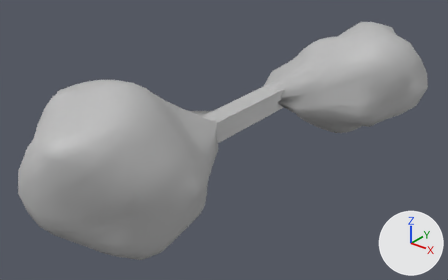
The FBX model Assets/3DArt/Models/Asteroid.fbx as it was, and as the next commit left it.
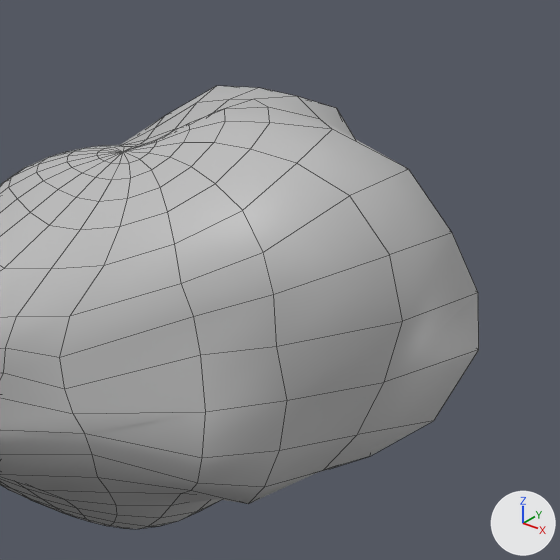
There are two pictures of each version: one whole from a 50 mm lens placed at (0.0617, -0.0552, 0.0458), pointed at (0.001, 0.0206, -0.0012), one close up on the part from 69% to 100% of the width and 0% to 50% of the height. The lights are fixed; the arrows at lower right show +X, +Y and +Z. The close-ups show mesh edges as thin lines. Where no turn or scale is listed for an object, it has been applied to the vertices.
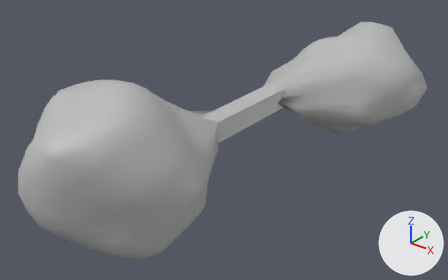
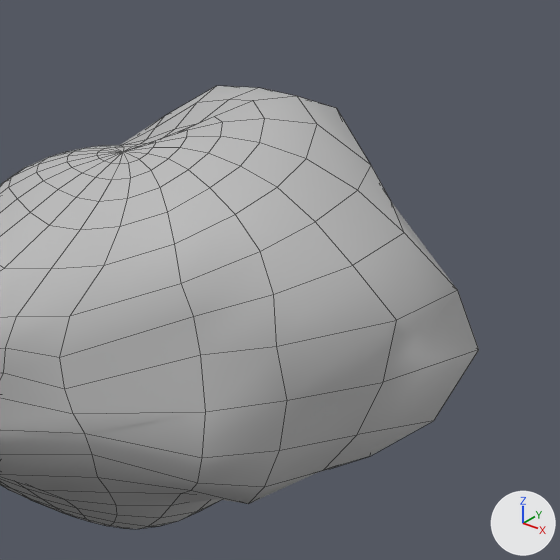
Where the change shows, as pixel boxes (x1, y1, x2, y2) in the close-ups (560 x 560 px; the box of a moved part takes in the faces that stretch with it):
part 1 of me_mesh, moved or reshaped: (140, 88, 479, 400) in both

Diff of the bpy script that builds the scene:
```diff
--- a/Assets/3DArt/Models/Asteroid.fbx.py
+++ b/Assets/3DArt/Models/Asteroid.fbx.py
@@ me_mesh @@
 me_mesh.from_pydata(...)  # 772 vertices, 806 faces; spans x -0.017..0.0188, y -0.0398..0.0429, z -0.0143..0.012
-me_mesh.vertices[610].co = (0.0184, 0.035, 0.0015)  # pixel (478, 292)
-me_mesh.vertices[629].co = (0.0175, 0.0282, 0.0018)  # pixel (402, 321)
-me_mesh.vertices[630].co = (0.0169, 0.0345, 0.0044)  # pixel (452, 232)
-me_mesh.vertices[648].co = (0.0124, 0.0249, 0.0029)  # pixel (273, 294)
-me_mesh.vertices[649].co = (0.0166, 0.0277, 0.005)  # pixel (389, 254)
-me_mesh.vertices[650].co = (0.0148, 0.0332, 0.0074)  # pixel (408, 169)
-me_mesh.vertices[668].co = (0.0115, 0.0251, 0.0047)  # pixel (263, 252)
-me_mesh.vertices[669].co = (0.0144, 0.0276, 0.0074)  # pixel (349, 195)
-me_mesh.vertices[670].co = (0.0113, 0.0319, 0.0091)  # pixel (332, 129)
-me_mesh.vertices[671].co = (0.0091, 0.0354, 0.0084)  # pixel (320, 119)
-me_mesh.vertices[688].co = (0.0098, 0.0261, 0.0062)  # pixel (242, 210)
-me_mesh.vertices[689].co = (0.0112, 0.0284, 0.0082)  # pixel (296, 163)
-me_mesh.vertices[690].co = (0.0083, 0.0313, 0.009)  # pixel (269, 122)
-me_mesh.vertices[691].co = (0.0071, 0.0337, 0.009)  # pixel (268, 107)
-me_mesh.vertices[692].co = (0.0053, 0.0356, 0.0087)  # pixel (253, 99)
-me_mesh.vertices[708].co = (0.0078, 0.0271, 0.0069)  # pixel (215, 183)
-me_mesh.vertices[709].co = (0.0085, 0.029, 0.0082)  # pixel (250, 149)
-me_mesh.vertices[710].co = (0.0062, 0.0308, 0.0088)  # pixel (225, 121)
-me_mesh.vertices[711].co = (0.0054, 0.0324, 0.009)  # pixel (224, 109)
-me_mesh.vertices[712].co = (0.0042, 0.0337, 0.0083)  # pixel (214, 112)
-me_mesh.vertices[728].co = (0.0061, 0.0279, 0.0072)  # pixel (191, 166)
-me_mesh.vertices[729].co = (0.0064, 0.0293, 0.0081)  # pixel (213, 142)
-me_mesh.vertices[730].co = (0.0045, 0.0304, 0.0082)  # pixel (189, 129)
-me_mesh.vertices[731].co = (0.004, 0.0313, 0.0082)  # pixel (189, 123)
-me_mesh.vertices[732].co = (0.0033, 0.0321, 0.0076)
-me_mesh.vertices[733].co = (0.0025, 0.0326, 0.0069)
-me_mesh.vertices[748].co = (0.0045, 0.0286, 0.0072)  # pixel (169, 157)
-me_mesh.vertices[749].co = (0.0047, 0.0295, 0.0078)  # pixel (183, 142)
+# me_mesh part 1
+me_mesh.vertices[610].co = (0.0176, 0.0345, 0.0016)  # pixel (457, 290)
+me_mesh.vertices[629].co = (0.0171, 0.0283, 0.0017)  # pixel (396, 320)
+me_mesh.vertices[630].co = (0.015, 0.0334, 0.0043)  # pixel (404, 232)
+me_mesh.vertices[648].co = (0.0124, 0.025, 0.0029)  # pixel (273, 294)
+me_mesh.vertices[649].co = (0.0145, 0.0288, 0.0038)  # pixel (352, 265)
+me_mesh.vertices[650].co = (0.0125, 0.0329, 0.006)  # pixel (357, 190)
+me_mesh.vertices[668].co = (0.0112, 0.0254, 0.0046)  # pixel (260, 251)
+me_mesh.vertices[669].co = (0.0122, 0.029, 0.0054)  # pixel (315, 221)
+me_mesh.vertices[670].co = (0.01, 0.0322, 0.0073)  # pixel (306, 158)
+me_mesh.vertices[671].co = (0.009, 0.0353, 0.0082)  # pixel (317, 124)
+me_mesh.vertices[688].co = (0.0093, 0.0264, 0.0058)  # pixel (235, 214)
+me_mesh.vertices[689].co = (0.01, 0.0292, 0.0066)  # pixel (277, 187)
+me_mesh.vertices[690].co = (0.0078, 0.0315, 0.0079)  # pixel (259, 142)
+me_mesh.vertices[691].co = (0.0069, 0.0337, 0.0084)  # pixel (264, 118)
+me_mesh.vertices[692].co = (0.0053, 0.0356, 0.0087)  # pixel (253, 100)
+me_mesh.vertices[708].co = (0.0075, 0.0272, 0.0066)  # pixel (209, 187)
+me_mesh.vertices[709].co = (0.0079, 0.0293, 0.0072)  # pixel (240, 166)
+me_mesh.vertices[710].co = (0.006, 0.0309, 0.008)  # pixel (220, 136)
+me_mesh.vertices[711].co = (0.0053, 0.0324, 0.0083)  # pixel (222, 122)
+me_mesh.vertices[712].co = (0.0042, 0.0337, 0.0081)  # pixel (214, 116)
+me_mesh.vertices[728].co = (0.0059, 0.0279, 0.007)  # pixel (188, 169)
+me_mesh.vertices[729].co = (0.0062, 0.0294, 0.0075)  # pixel (208, 153)
+me_mesh.vertices[730].co = (0.0044, 0.0304, 0.0078)  # pixel (186, 137)
+me_mesh.vertices[731].co = (0.004, 0.0314, 0.0078)  # pixel (187, 130)
+me_mesh.vertices[732].co = (0.0033, 0.0321, 0.0075)  # pixel (182, 130)
+me_mesh.vertices[733].co = (0.0025, 0.0327, 0.0069)
+me_mesh.vertices[748].co = (0.0045, 0.0286, 0.0071)  # pixel (168, 158)
+me_mesh.vertices[749].co = (0.0046, 0.0295, 0.0075)  # pixel (179, 147)
 me_mesh.materials.append(mat_lambert1)
```
